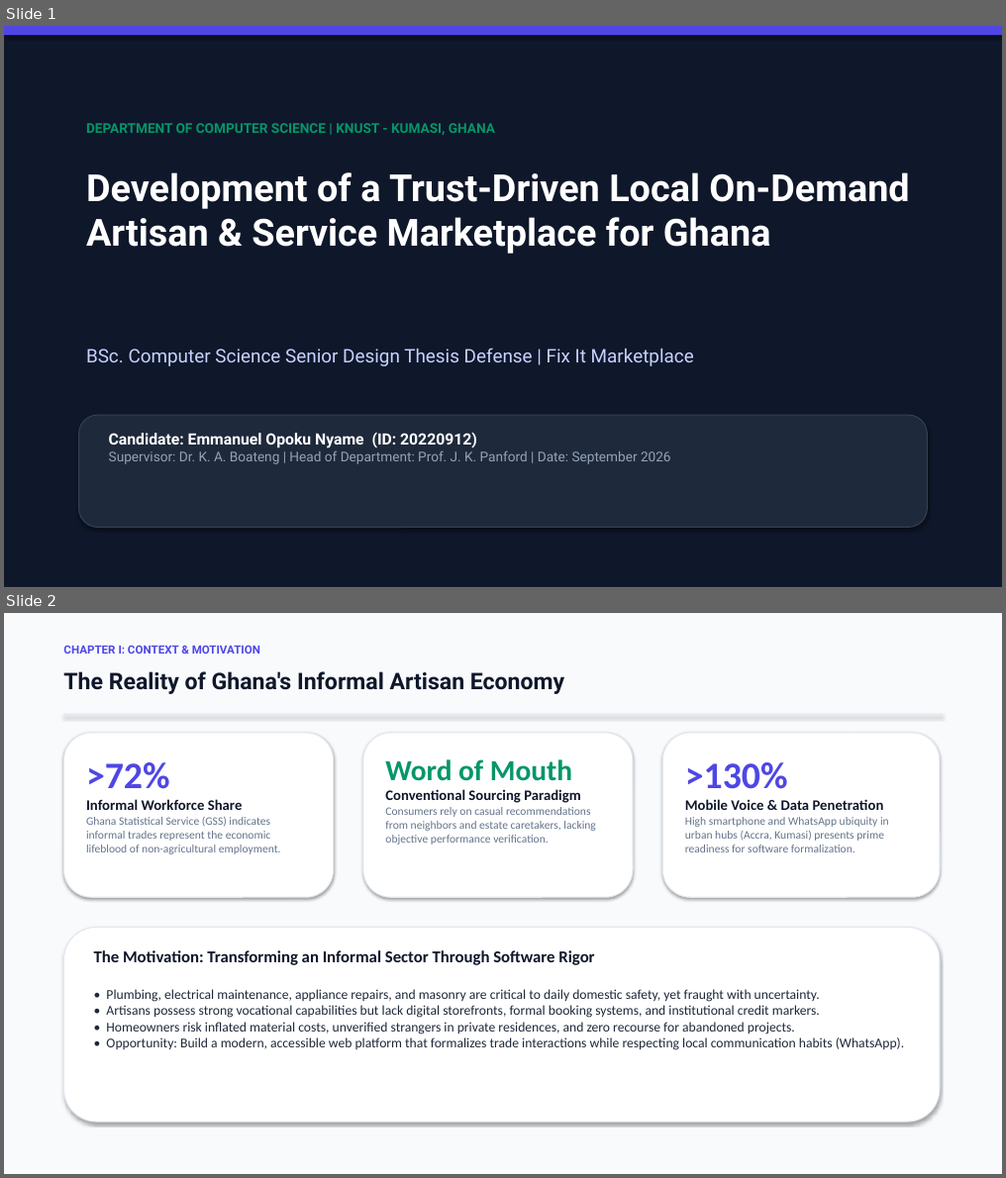
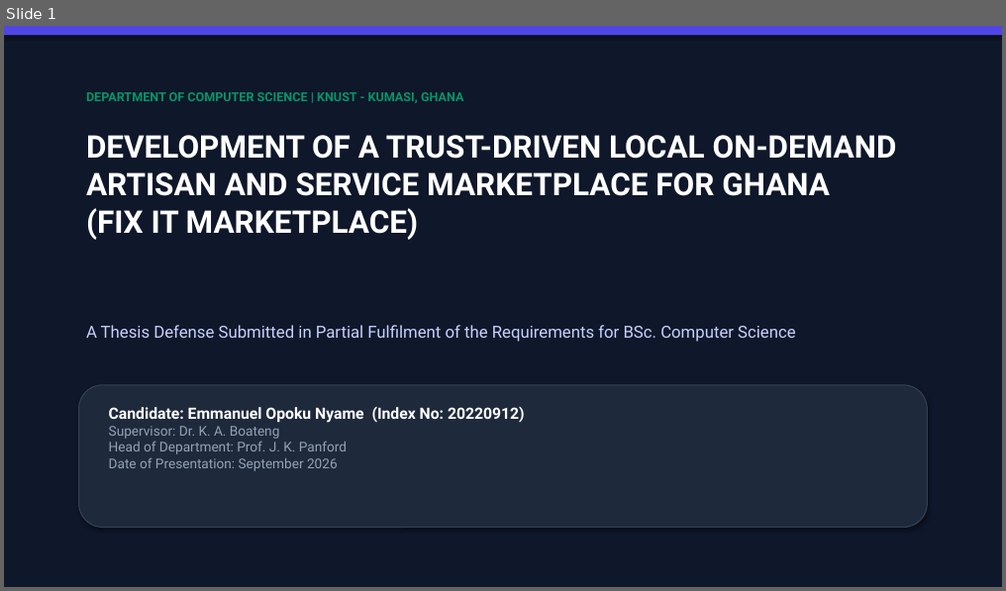
Before and after one commit to emperiumsoul/fix-it-marketplace, a slide deck: Fix_It_Marketplace_Defense_Presentation.pptx. Shown one above the other, each under a label of ours: slides 1 and 2 before the commit, slide 1 after it. The pictures are 1006x1178 and 1006x591 pixels, drawn with LibreOffice and Linux fonts; fonts in the diff are those of the drawing. Boxes give left, top, right and bottom in pixels: in the first picture for what was removed or moved away, otherwise in the second. Text is boxed around its words. In the diff, an @@ line names an element or a change of style, - is before the commit and + after.

Commit message:
docs: align defense presentation slide deck directly to departmental thesis layout template (21 widescreen slides)

```diff
--- a/Fix_It_Marketplace_Defense_Presentation.pptx
+++ b/Fix_It_Marketplace_Defense_Presentation.pptx
@@ slide 2 removed at [4, 613, 1002, 1174], background #F8FAFC @@
@@ text removed at [63, 645, 260, 654] @@
-CHAPTER I: CONTEXT & MOTIVATION
@@ text removed at [63, 671, 564, 694] @@
-The Reality of Ghana's Informal Artisan Economy
@@ rectangle removed at [63, 714, 943, 716] @@
@@ rounded rectangle removed at [63, 733, 334, 897] @@
@@ rounded rectangle removed at [363, 733, 633, 897] @@
@@ text removed at [385, 760, 595, 845] @@
-Word of Mouth
-Conventional Sourcing Paradigm
-Consumers rely on casual recommendations from neighbors and estate caretakers, lacking objective performance verification.
@@ rounded rectangle removed at [662, 733, 940, 897] @@
@@ text removed at [86, 762, 281, 855] @@
->72%
-Informal Workforce Share
-Ghana Statistical Service (GSS) indicates informal trades represent the economic lifeblood of non-agricultural employment.
@@ text removed at [685, 762, 889, 853] @@
->130%
-Mobile Voice & Data Penetration
-High smartphone and WhatsApp ubiquity in urban hubs (Accra, Kumasi) presents prime readiness for software formalization.
@@ rounded rectangle removed at [63, 928, 940, 1122] @@
@@ text removed at [94, 951, 904, 1051] @@
-The Motivation: Transforming an Informal Sector Through Software Rigor
-• Plumbing, electrical maintenance, appliance repairs, and masonry are critical to daily domestic safety, yet fraught with uncertainty.
-• Artisans possess strong vocational capabilities but lack digital storefronts, formal booking systems, and institutional credit markers.
-• Homeowners risk inflated material costs, unverified strangers in private residences, and zero recourse for abandoned projects.
-• Opportunity: Build a modern, accessible web platform that formalizes trade interactions while respecting local communication habits (WhatsApp).
@@ slide 1 changed as well @@
@@ text "DEPARTMENT OF COMPUTER SCIENCE | ...": place and size @@
-text "DEPARTMENT OF COMPUTER SCIENCE | ..." at [86, 123, 495, 135]
+text "DEPARTMENT OF COMPUTER SCIENCE | ..." at [86, 92, 464, 103]
@@ text "DEPARTMENT OF COMPUTER SCIENCE | ..." at [86, 92, 464, 103]: size 13 to 12 pt @@
@@ text at [86, 135, 897, 240]: text changed; size 36 to 30 pt @@
-Development of a Trust-Driven Local On-Demand Artisan & Service Marketplace for Ghana
+DEVELOPMENT OF A TRUST-DRIVEN LOCAL ON-DEMAND ARTISAN AND SERVICE MARKETPLACE FOR GHANA
+(FIX IT MARKETPLACE)
@@ text at [86, 325, 796, 342]: text changed; size 18 to 16 pt @@
-BSc. Computer Science Senior Design Thesis Defense | Fix It Marketplace
+A Thesis Defense Submitted in Partial Fulfilment of the Requirements for BSc. Computer Science
@@ rounded rectangle: place and size @@
-rounded rectangle at [79, 415, 927, 528]
+rounded rectangle at [79, 385, 927, 528]
@@ text at [109, 407, 525, 472]: text changed @@
-Candidate: Emmanuel Opoku Nyame (ID: 20220912)
-Supervisor: Dr. K. A. Boateng | Head of Department: Prof. J. K. Panford | Date: September 2026
+Candidate: Emmanuel Opoku Nyame (Index No: 20220912)
+Supervisor: Dr. K. A. Boateng
+Head of Department: Prof. J. K. Panford
+Date of Presentation: September 2026
```
Also in this commit, not shown: 5 other slides changed, 15 slides added, 12 other slides removed, 1 other file.
